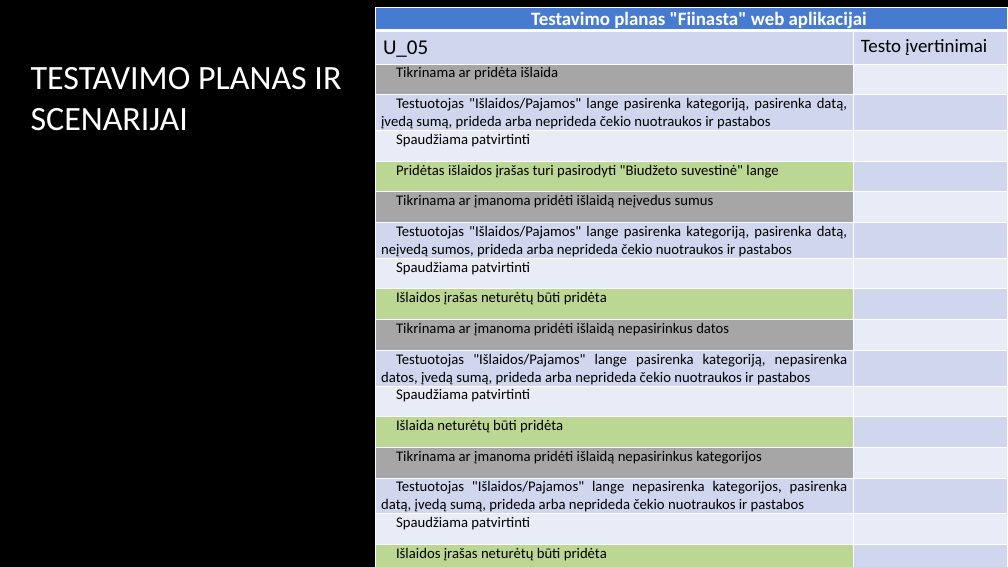
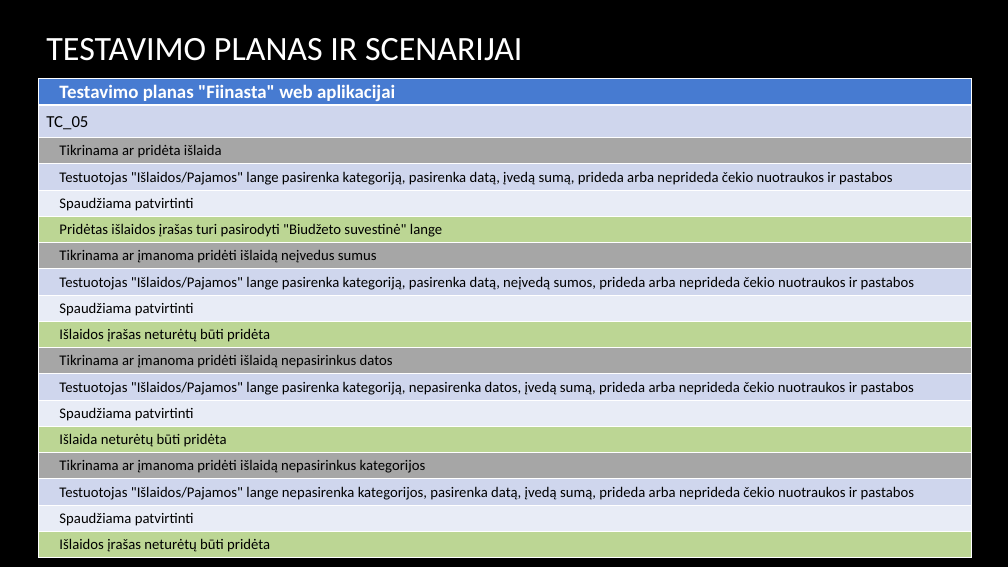
Before and after one commit to artisb45/PSIv2, a slide deck: slide 13 of 3 laboratorinis darbas Fiinasta.pptx. Drawn at 1008x567 pixels with LibreOffice and Linux fonts; fonts in the diff are those of the drawing; background and template pictures are left out. Boxes give left, top, right and bottom in pixels: in the first picture for what was removed or moved away, otherwise in the second. Text is boxed around its words. In the diff, an @@ line names an element or a change of style, - is before the commit and + after.

```diff
--- a/3 laboratorinis darbas Fiinasta.pptx
+++ b/3 laboratorinis darbas Fiinasta.pptx
@@ title "TESTAVIMO PLANAS IR SCENARIJAI" rewrapped from [31,67,341,131] to [46,38,522,61] @@
@@ table at [39,79,971,558] @@
-column 1: Testavimo planas "Fiinasta" web aplikacijai | U_05 | Tikrinama ar pridėta išlaida | Testuotojas "Išlaidos/Pajamos" lange pasirenka kategoriją, pasirenka datą, įvedą sumą, prideda arba neprideda čekio nuotraukos ir pastabos | Spaudžiama patvirtinti | Pridėtas išlaidos įrašas turi pasirodyti "Biudžeto suvestinė" lange | Tikrinama ar įmanoma pridėti išlaidą neįvedus sumus | Testuotojas "Išlaidos/Pajamos" lange pasirenka kategoriją, pasirenka datą, neįvedą sumos, prideda arba neprideda čekio nuotraukos ir pastabos | Spaudžiama patvirtinti | Išlaidos įrašas neturėtų būti pridėta | Tikrinama ar įmanoma pridėti išlaidą nepasirinkus datos | Testuotojas "Išlaidos/Pajamos" lange pasirenka kategoriją, nepasirenka datos, įvedą sumą, prideda arba neprideda čekio nuotraukos ir pastabos | Spaudžiama patvirtinti | Išlaida neturėtų būti pridėta | Tikrinama ar įmanoma pridėti išlaidą nepasirinkus kategorijos | Testuotojas "Išlaidos/Pajamos" lange nepasirenka kategorijos, pasirenka datą, įvedą sumą, prideda arba neprideda čekio nuotraukos ir pastabos | Spaudžiama patvirtinti | Išlaidos įrašas neturėtų būti pridėta
-column 2:  | Testo įvertinimai |  |  |  |  |  |  |  |  |  |  |  |  |  |  |  | 
+column 1: Testavimo planas "Fiinasta" web aplikacijai | TC_05 | Tikrinama ar pridėta išlaida | Testuotojas "Išlaidos/Pajamos" lange pasirenka kategoriją, pasirenka datą, įvedą sumą, prideda arba neprideda čekio nuotraukos ir pastabos | Spaudžiama patvirtinti | Pridėtas išlaidos įrašas turi pasirodyti "Biudžeto suvestinė" lange | Tikrinama ar įmanoma pridėti išlaidą neįvedus sumus | Testuotojas "Išlaidos/Pajamos" lange pasirenka kategoriją, pasirenka datą, neįvedą sumos, prideda arba neprideda čekio nuotraukos ir pastabos | Spaudžiama patvirtinti | Išlaidos įrašas neturėtų būti pridėta | Tikrinama ar įmanoma pridėti išlaidą nepasirinkus datos | Testuotojas "Išlaidos/Pajamos" lange pasirenka kategoriją, nepasirenka datos, įvedą sumą, prideda arba neprideda čekio nuotraukos ir pastabos | Spaudžiama patvirtinti | Išlaida neturėtų būti pridėta | Tikrinama ar įmanoma pridėti išlaidą nepasirinkus kategorijos | Testuotojas "Išlaidos/Pajamos" lange nepasirenka kategorijos, pasirenka datą, įvedą sumą, prideda arba neprideda čekio nuotraukos ir pastabos | Spaudžiama patvirtinti | Išlaidos įrašas neturėtų būti pridėta
@@ table: place and size @@
-table at [376,8,1008,567]
+table at [39,79,971,558]
```
Also in this commit, not shown: 6 other slides changed.
